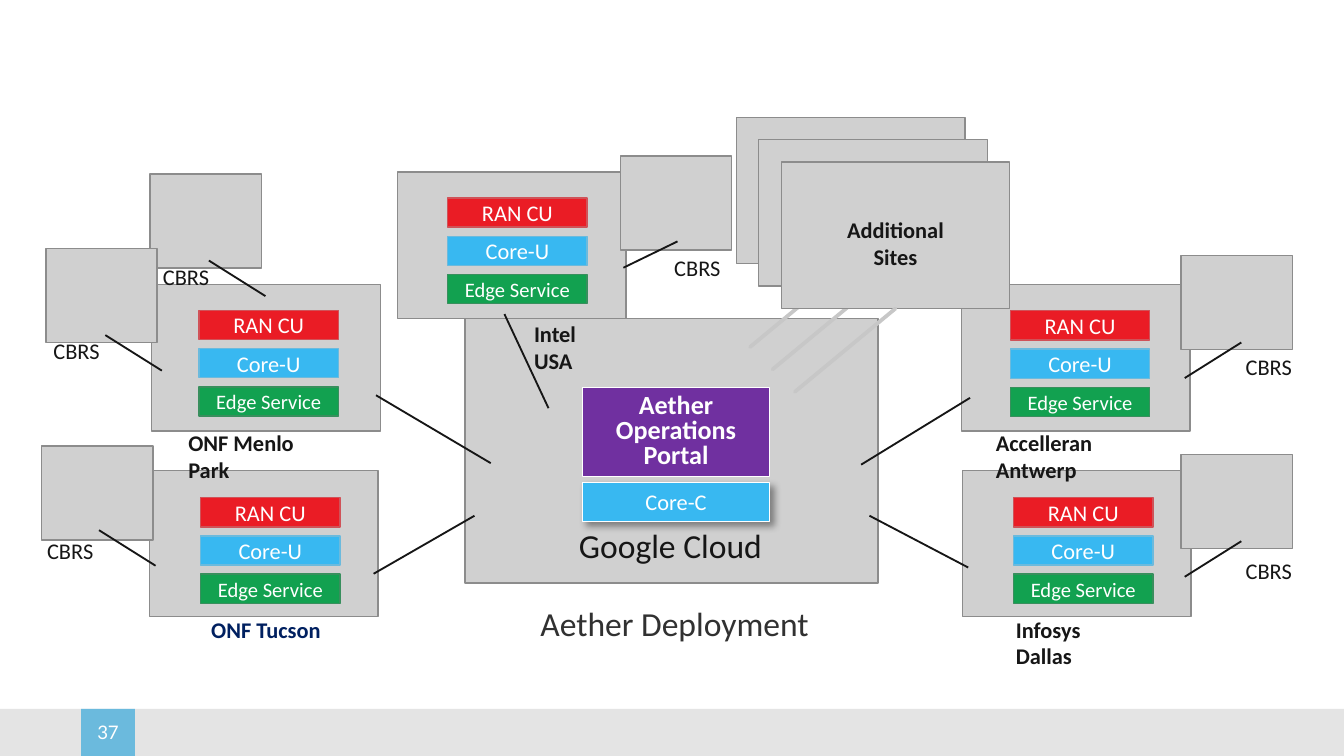
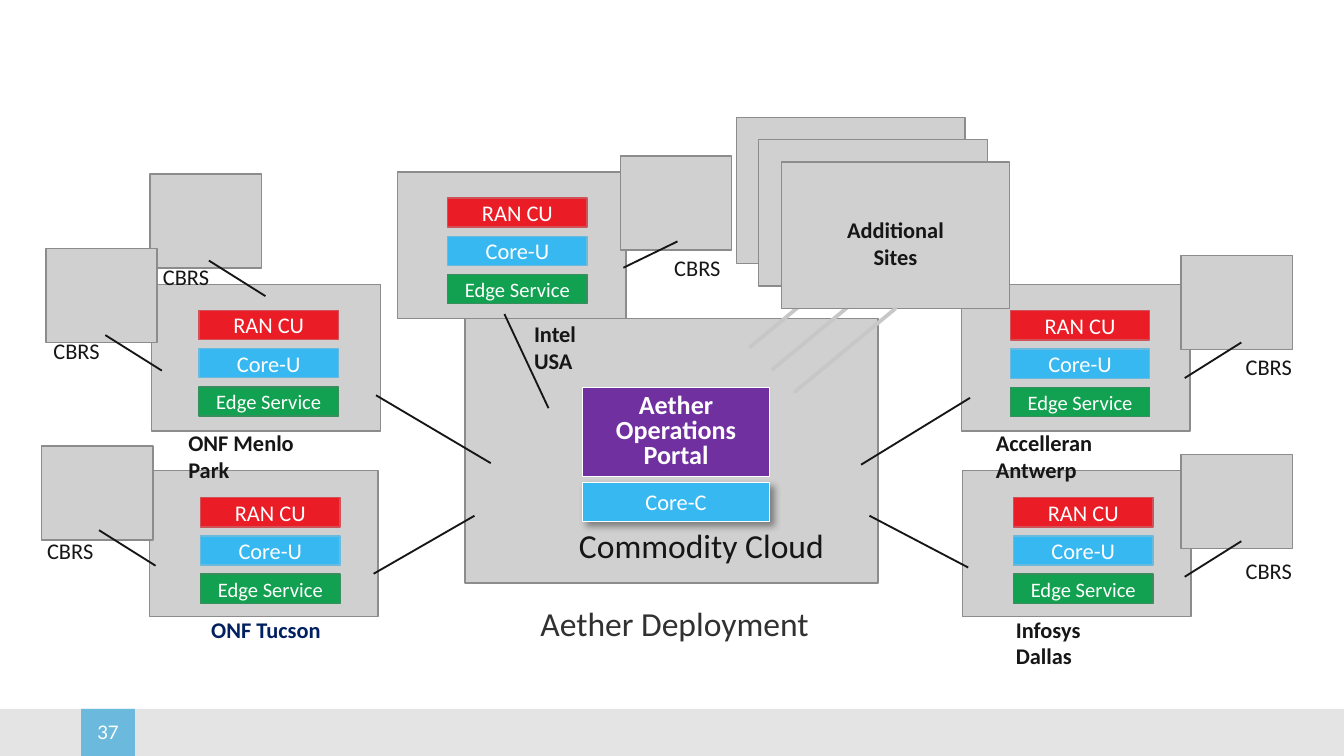
Before and after one commit to SystemsApproach/5G, a slide deck: slide 37 of figures.pptx. Drawn at 1344x756 pixels with LibreOffice and Linux fonts; fonts in the diff are those of the drawing; grey boxes stand for pictures; background and template pictures are left out. Boxes give left, top, right and bottom in pixels: in the first picture for what was removed or moved away, otherwise in the second. Text is boxed around its words. In the diff, an @@ line names an element or a change of style, - is before the commit and + after.

Commit message:
refer to public/commodity cloud

```diff
--- a/figures.pptx
+++ b/figures.pptx
@@ text at <box>579,534,824,564</box>: text changed @@
-Google Cloud
+Commodity Cloud
```
Also in this commit, not shown: 2 other files.
